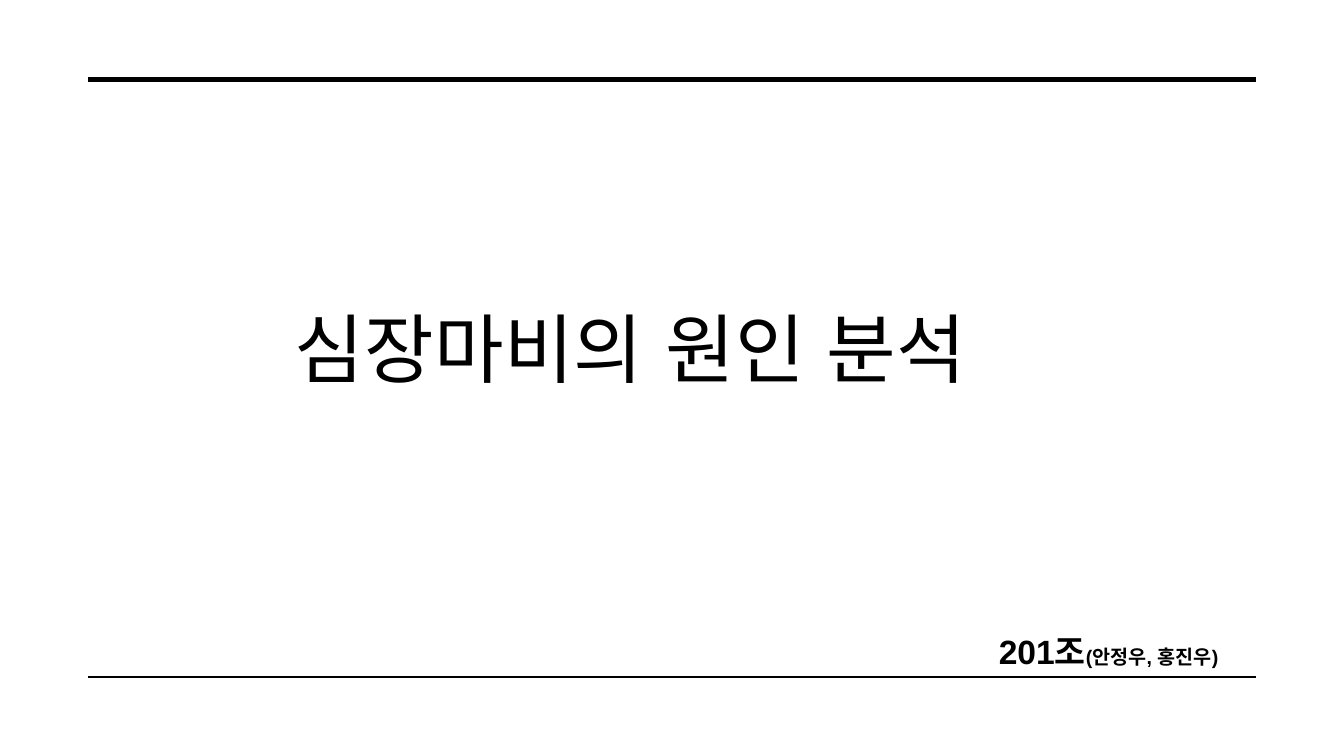
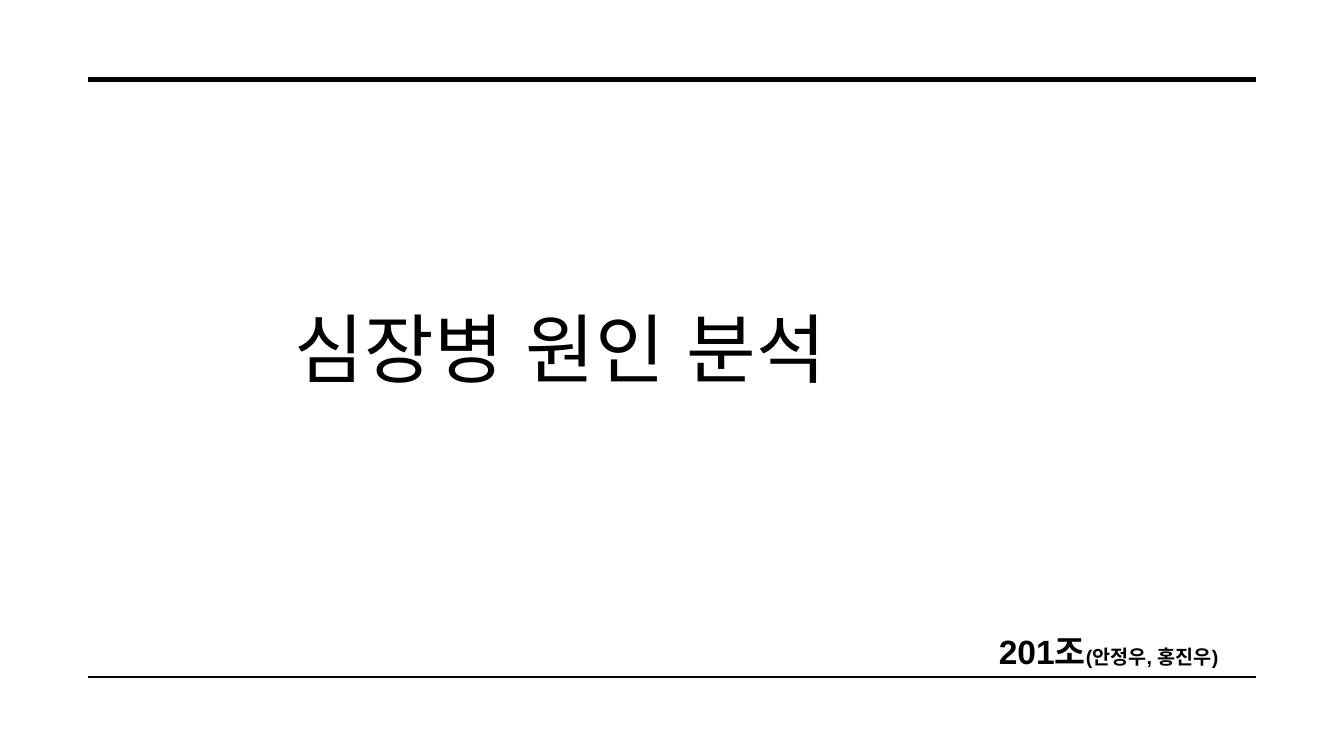
Before and after one commit to pillwood/Heart-Disease-Prediction, a slide deck: slide 1 of 201조 데이터 전처리.pptx. Drawn at 1344x756 pixels with LibreOffice and Linux fonts; fonts in the diff are those of the drawing. Boxes give left, top, right and bottom in pixels: in the first picture for what was removed or moved away, otherwise in the second. Text is boxed around its words. In the diff, an @@ line names an element or a change of style, - is before the commit and + after.

```diff
--- a/201조 데이터 전처리.pptx
+++ b/201조 데이터 전처리.pptx
@@ title at [294, 314, 826, 383]: text changed @@
-심장마비의 원인 분석
+심장병 원인 분석
```
Also in this commit, not shown: 9 other slides changed, 6 slides removed.
